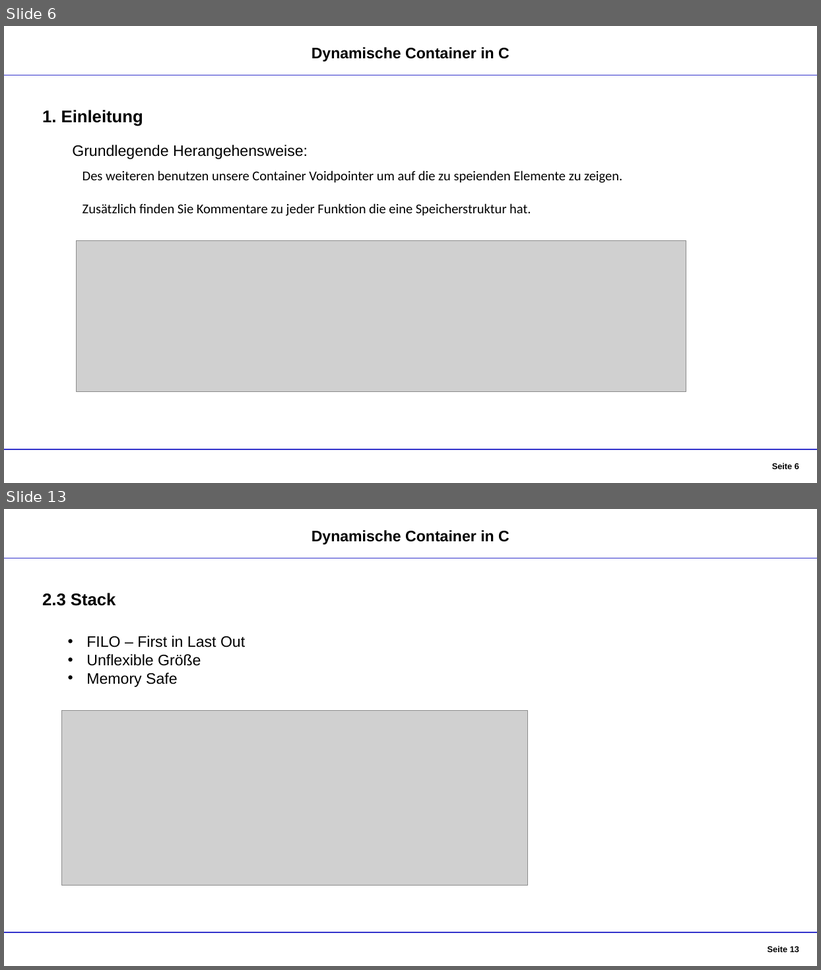
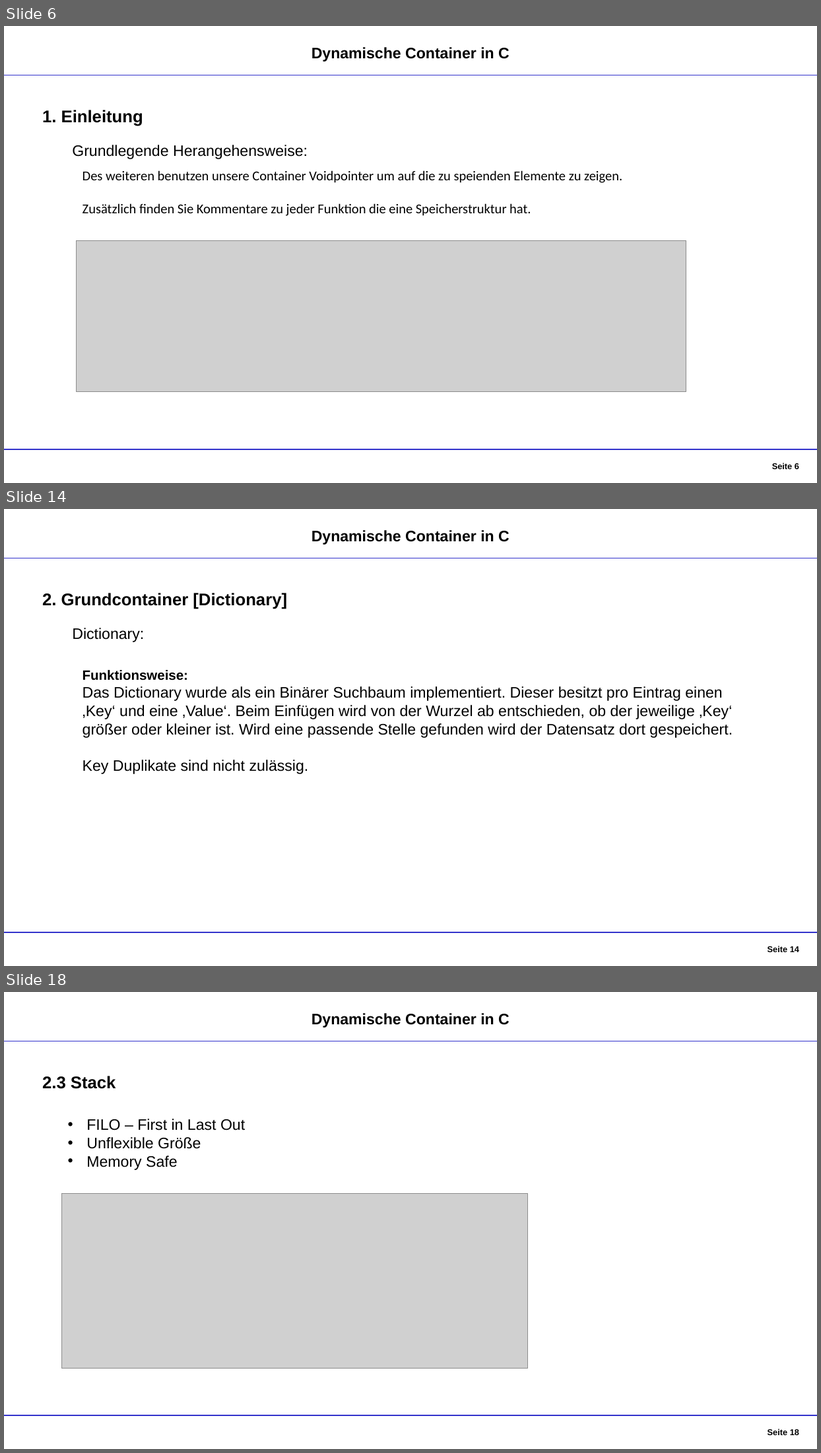
Before and after one commit to DennisGoss99/InPr_DynamicCollections, a slide deck: Dokumentation/Container - Präsentation.pptx. Shown one above the other, each under a label of ours: slides 6 and 13 before the commit, slides 6, 14 and 18 after it; the slides between them are not shown. The pictures are 821x970 and 821x1453 pixels, drawn with LibreOffice and Linux fonts; fonts in the diff are those of the drawing; grey boxes stand for pictures. Boxes give left, top, right and bottom in pixels: in the first picture for what was removed or moved away, otherwise in the second. Text is boxed around its words. In the diff, an @@ line names an element or a change of style, - is before the commit and + after.

```diff
--- a/Dokumentation/Container - Präsentation.pptx
+++ b/Dokumentation/Container - Präsentation.pptx
@@ slide 14 added at bbox=[4, 509, 817, 966], background #FFFFFF @@
@@ text added at bbox=[312, 530, 510, 545], 18 pt, text #000000, bold @@
+Dynamische Container in C
@@ line added from (4, 559) to (817, 559), #3333CC 1.25 pt @@
@@ text added at bbox=[42, 593, 287, 609], 20 pt, text #000000, bold @@
+2. Grundcontainer [Dictionary]
@@ text added at bbox=[72, 628, 144, 642], 18 pt, text #000000 @@
+Dictionary:
@@ text added at bbox=[83, 670, 733, 774], 18 pt, text #000000 @@
+Funktionsweise:
+Das Dictionary wurde als ein Binärer Suchbaum implementiert. Dieser besitzt pro Eintrag einen ‚Key‘ und eine ‚Value‘. Beim Einfügen wird von der Wurzel ab entschieden, ob der jeweilige ‚Key‘ größer oder kleiner ist. Wird eine passende Stelle gefunden wird der Datensatz dort gespeichert.
+Key Duplikate sind nicht zulässig.
@@ line added from (4, 933) to (817, 933), #3333CC 1.25 pt @@
@@ page number added at bbox=[768, 946, 799, 953], 10 pt, text #000000, bold @@
+Seite 14
@@ what was slide 13 is now slide 18 @@
```
Also in this commit, not shown: 8 slides changed, 8 other slides added, 2 other files.
